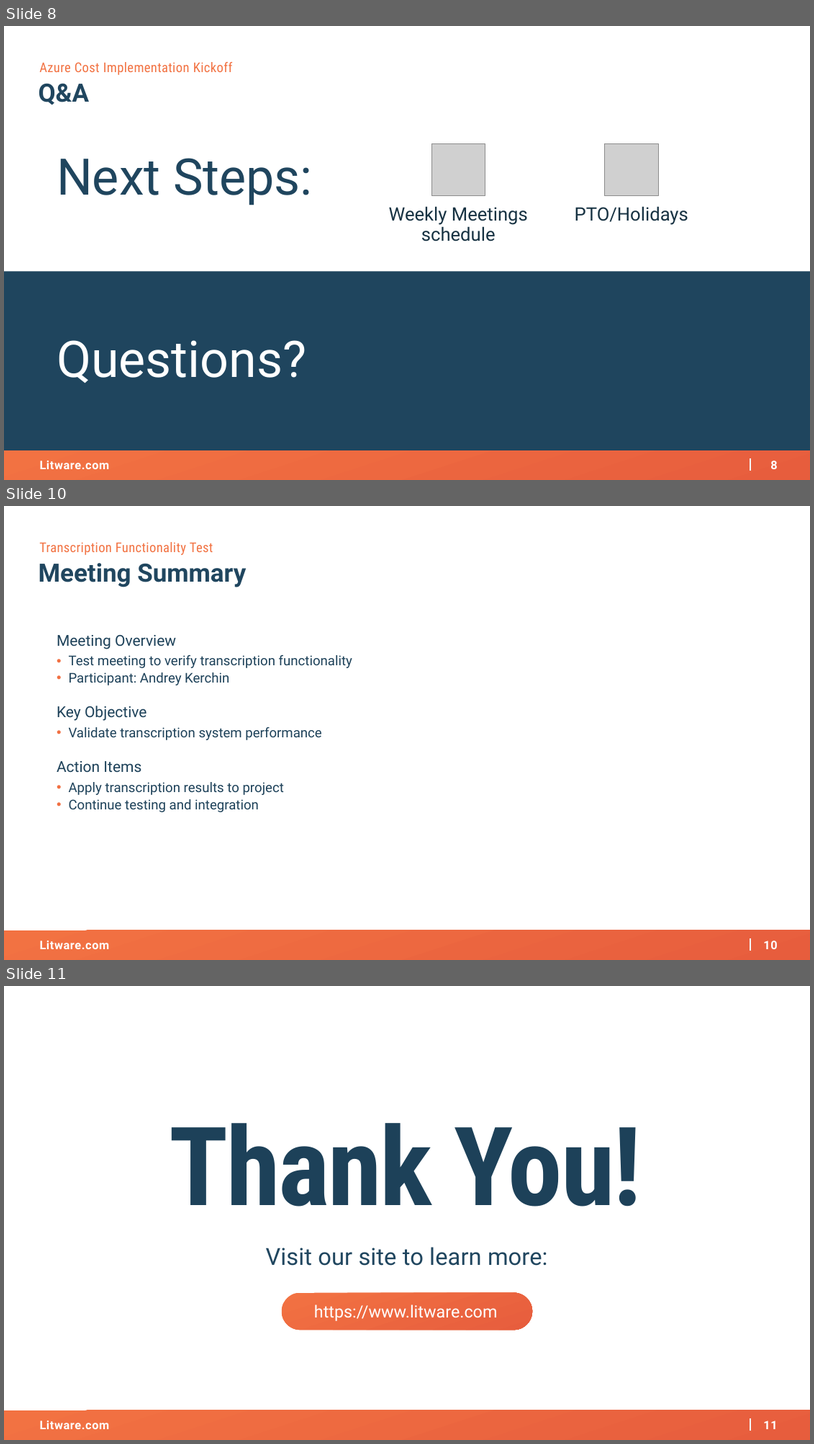
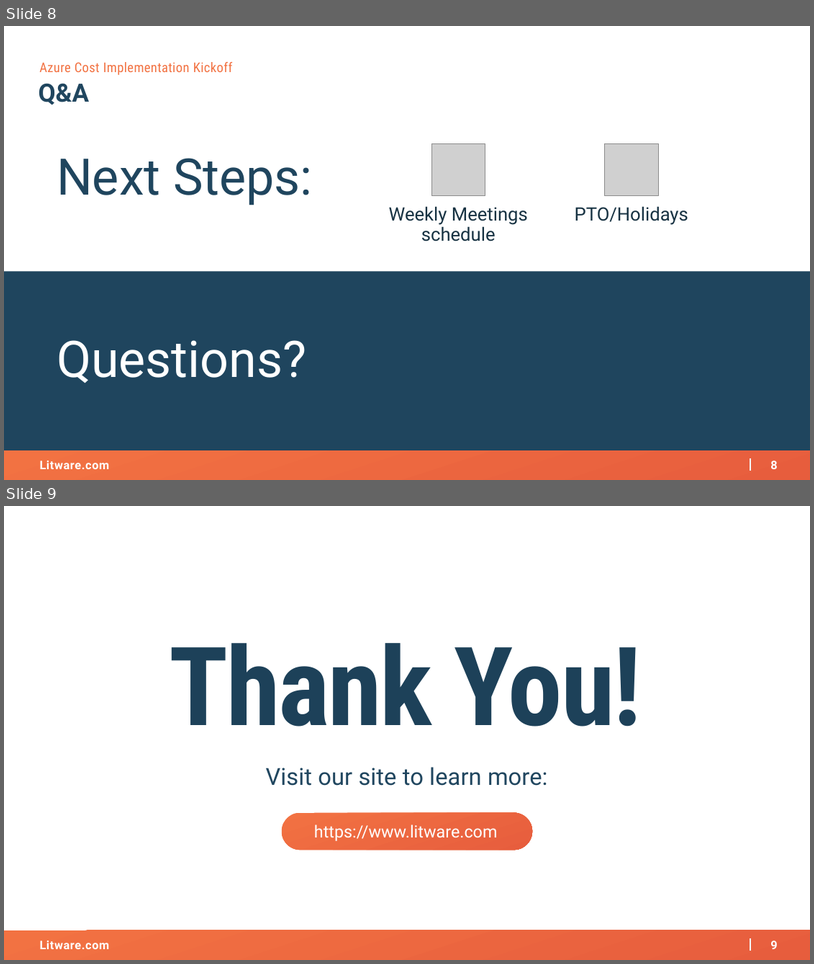
Before and after one commit to AKercha1/justtemporary, a slide deck: someproject/artifacts/kickoff-deck.pptx. Shown one above the other, each under a label of ours: slides 8, 10 and 11 before the commit, slides 8 and 9 after it; the slides between them are not shown. The pictures are 814x1444 and 814x964 pixels, drawn with LibreOffice and Linux fonts; fonts in the diff are those of the drawing; grey boxes stand for pictures; background and template pictures are left out. Boxes give left, top, right and bottom in pixels: in the first picture for what was removed or moved away, otherwise in the second. Text is boxed around its words. In the diff, an @@ line names an element or a change of style, - is before the commit and + after.

```diff
--- a/someproject/artifacts/kickoff-deck.pptx
+++ b/someproject/artifacts/kickoff-deck.pptx
@@ slide 10 removed at [4,506,810,960], background #FFFFFF; not listed: 4 template elements that a slide beside it also shows @@
@@ text removed at [39,542,214,555] @@
-Transcription Functionality Test
@@ text removed at [39,563,246,587] @@
-Meeting Summary
@@ text removed at [57,635,352,812] @@
-Meeting Overview
-• Test meeting to verify transcription functionality
-• Participant: Andrey Kerchin
-Key Objective
-• Validate transcription system performance
-Action Items
-• Apply transcription results to project
-• Continue testing and integration
@@ what was slide 11 is now slide 9 @@
@@ page number at [771,940,777,949]: text changed @@
-11
+9
```
Also in this commit, not shown: 1 other slide removed.
